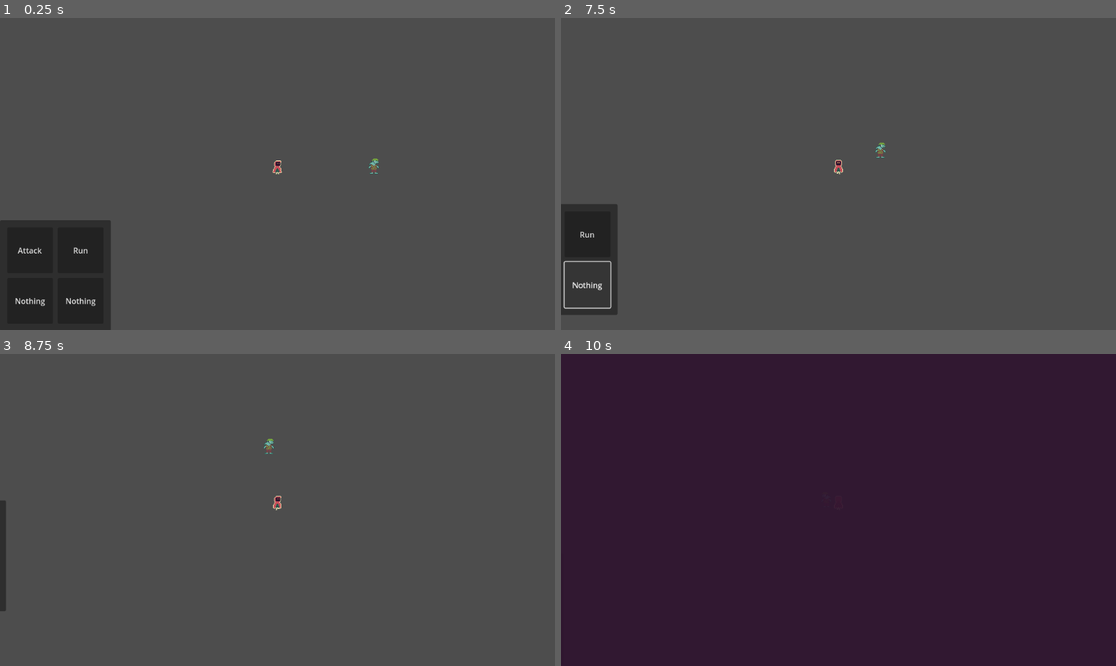
Above: before the commit, frames 1-4 (two rows, left to right).
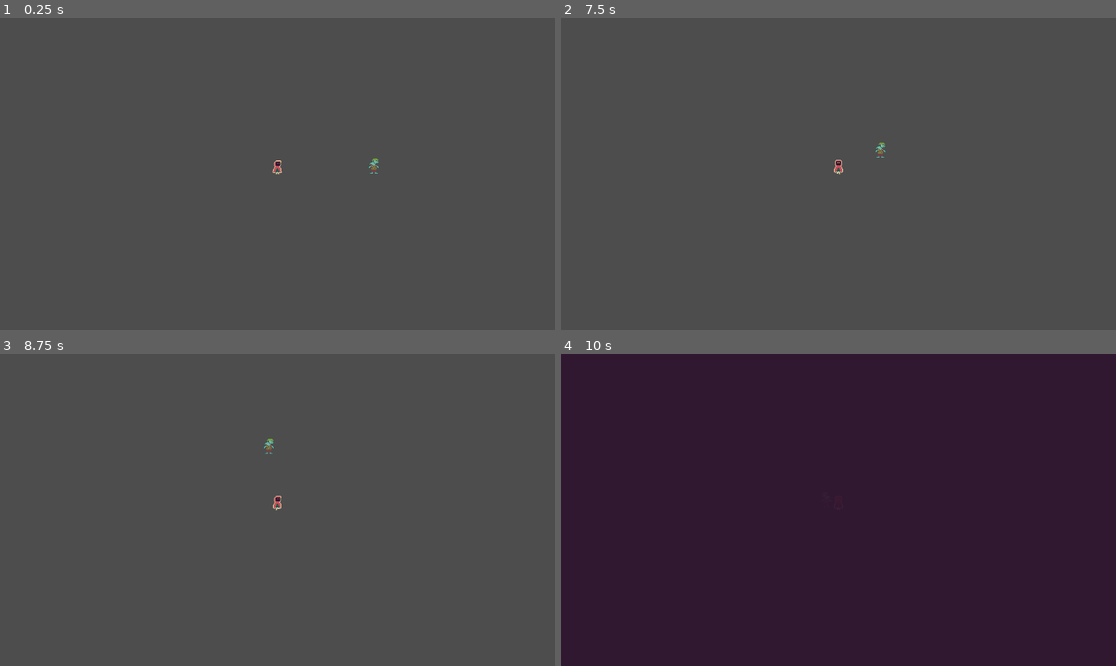
Above: after the commit, the same moments.

Repository: lumodevteam/sovle-squad
Game: Godot game, scene res://scenes/global/battle/battle.tscn
Two runs of this game, one before a commit and one after it. Both use one fixed random seed, a clock stepped at 60 frames per second and the inputs below. This scene is started directly instead of the project's main scene.
Inputs (mouse positions are in pixels of both pictures, inside the frame that each line leads up to):
- Up to frame 1 (0.25 s): no input
- Up to frame 2 (7.5 s): click (588, 248) at 0.5 s, where only the run before the commit has a clickable "Attack"; click (588, 248) at 1.27 s; click (644, 248) at 2.02 s; click (588, 301) at 2.77 s; click (644, 301) at 3.5 s, where only the run before the commit has a clickable "Back"; click (644, 248) at 4.25 s, where only the run before the commit has a clickable "Run"; click (588, 301) at 5 s, where only the run before the commit has a clickable "Nothing"; click (644, 301) at 5.75 s, where only the run before the commit has a clickable "Nothing"; tap Enter at 6.5 s; hold D (right) 6.53-7.28 s; hold E (interact) 6.53-7.28 s; hold S (down) from 7.28 s (still down); tap Shift (sprint) at 7.35 s
- Up to frame 3 (8.75 s): release S (down) at 8.03 s; hold D (right) from 8.03 s (still down); hold E (interact) from 8.03 s (still down)
- Up to frame 4 (10 s): release D (right) at 8.78 s; release E (interact) at 8.78 s; hold W (up) 8.78-9.53 s; tap Shift (sprint) at 8.85 s; tap Space at 9.5 s; hold A (left) from 9.53 s (still down); hold E (interact) from 9.53 s (still down)

The runs differ from the first frame. In frame 1, 6.9% of the frame differs, in the area x 0-20%, y 64-100%; in frame 2, 2.4%; in frame 3, 0.4%; in frame 4, less than 0.1%.

Commit message:
Updated battle_gui so that it can be implemented into the battle scene

Diff:
--- a/solve-squad/project.godot
+++ b/solve-squad/project.godot
@@ -20,6 +20,7 @@
 Battle="*res://scenes/global/battle/battle.gd"
 Transition="*res://scenes/global/transition/transition.tscn"
 Navigation="*res://scenes/global/navigation/navigation.gd"
+BattleGui="*res://scenes/global/battle/battle_gui.gd"
 
 [dotnet]
 
--- a/solve-squad/scenes/global/battle/battle.gd
+++ b/solve-squad/scenes/global/battle/battle.gd
@@ -2,6 +2,8 @@
 
 signal start_battle(player: CharacterBody2D, enemy: CharacterBody2D)
 signal battle_over
+signal instantiate_battle_gui
+signal instantiate_battle
 
 var battling: bool = false # is there a battle happening
 var rng = RandomNumberGenerator.new()
@@ -9,10 +11,22 @@
 
 func _ready():
 	start_battle.connect(_on_start_battle)
+	instantiate_battle.connect(_on_instantiate_battle)
+	instantiate_battle_gui.connect(_on_instantiate_battle_gui)
 
 func _on_start_battle(player, enemy) -> void: # battle function
 	battling = true
 	var battle_player = player
 	var battle_enemy = enemy
-	print(battle_player, battle_enemy)
-	print(battle_player.moves)
+
+func _on_instantiate_battle() -> void:
+	var battle_scene = preload("res://scenes/global/battle/battle.tscn")
+	var battle_instance = battle_scene.instantiate()
+
+
+func _on_instantiate_battle_gui() -> void:
+	var battle_gui_scene = preload("res://scenes/global/battle/battle_gui.tscn")
+	var battle_gui_instance = battle_gui_scene.instantiate()
+	add_child(battle_gui_instance)
+	var battle_menu = battle_gui_instance.battle_menu
+	battle_menu.position = Vector2(0, 0)
--- a/solve-squad/scenes/global/battle/battle.tscn
+++ b/solve-squad/scenes/global/battle/battle.tscn
@@ -9,17 +9,24 @@
 script = ExtResource("1_qrdqo")
 
 [node name="Enemy" parent="." instance=ExtResource("2_qrdqo")]
-position = Vector2(100, 0)
+position = Vector2(676, 0)
 
 [node name="Player" parent="." instance=ExtResource("3_aucy0")]
-position = Vector2(-100, 0)
-
-[node name="Camera2D" type="Camera2D" parent="."]
+position = Vector2(476, 0)
 
 [node name="BattleGui" parent="." instance=ExtResource("3_v2tsk")]
+visible = false
+anchors_preset = 0
+anchor_right = 0.0
+anchor_bottom = 0.0
 offset_left = -676.0
 offset_top = 326.0
 offset_right = -676.0
 offset_bottom = 326.0
+grow_horizontal = 1
+grow_vertical = 1
+
+[node name="Camera2D" type="Camera2D" parent="."]
+offset = Vector2(576, 0)
 
 [connection signal="start_battle" from="." to="." method="_on_start_battle"]
--- /dev/null
+++ b/solve-squad/scenes/global/battle/battle_gui.gd
@@ -0,0 +1,31 @@
+extends Control
+
+@onready var battle_menu: Panel = $Battle_Menu
+@onready var menu: GridContainer = $Battle_Menu/Menu
+@onready var moves: GridContainer = $Battle_Menu/Moves
+
+func _ready() -> void:
+	# var move_buttons = moves.get_children()
+	print("Children of self:", get_children())
+	print("Battle_Menu exists?", $Battle_Menu)
+	print("Moves exists?", $Battle_Menu.get_node("Moves") if $Battle_Menu else null)
+
+func _populate_moves(moves) -> void:
+	for i in range(self.move_buttons.size()):
+		if i < moves.size():
+			self.move_buttons[i].text = moves[i]["name"]
+			self.move_buttons[i].disabled = false
+		else:
+			self.move_buttons[i].text = ""
+			self.move_buttons[i].disabled = true
+
+func toggle_visibility(object) -> void:
+	object.visible = !object.visible
+
+func _on_attack_pressed() -> void:
+	toggle_visibility(menu)
+	toggle_visibility(moves)
+
+func _on_back_pressed() -> void:
+	toggle_visibility(moves)
+	toggle_visibility(menu)
--- a/solve-squad/scenes/global/battle/battle_gui.tscn
+++ b/solve-squad/scenes/global/battle/battle_gui.tscn
@@ -1,6 +1,6 @@
 [gd_scene load_steps=5 format=3 uid="uid://b0jnhnrqsshx0"]
 
-[ext_resource type="Script" uid="uid://ms0bbk3nf778" path="res://scenes/global/battle/menu.gd" id="1_eghyr"]
+[ext_resource type="Script" uid="uid://ms0bbk3nf778" path="res://scenes/global/battle/battle_gui.gd" id="1_eghyr"]
 
 [sub_resource type="Theme" id="Theme_0rgck"]
 
@@ -17,8 +17,9 @@
 grow_vertical = 2
 size_flags_horizontal = 2
 size_flags_vertical = 0
+script = ExtResource("1_eghyr")
 
-[node name="Menu" type="Panel" parent="." node_paths=PackedStringArray("menu", "moves")]
+[node name="Battle_Menu" type="Panel" parent="."]
 layout_mode = 1
 anchors_preset = 2
 anchor_top = 1.0
@@ -28,11 +29,8 @@
 grow_vertical = 0
 localize_numeral_system = false
 theme = SubResource("Theme_0rgck")
-script = ExtResource("1_eghyr")
-menu = NodePath("Menu")
-moves = NodePath("Moves")
 
-[node name="Menu" type="GridContainer" parent="Menu"]
+[node name="Menu" type="GridContainer" parent="Battle_Menu"]
 layout_mode = 1
 anchors_preset = 8
 anchor_left = 0.5
@@ -50,34 +48,34 @@
 theme_override_constants/v_separation = 10
 columns = 2
 
-[node name="Attack" type="Button" parent="Menu/Menu"]
+[node name="Attack" type="Button" parent="Battle_Menu/Menu"]
 layout_mode = 2
 size_flags_horizontal = 3
 size_flags_vertical = 3
 theme = SubResource("Theme_eq12t")
 text = "Attack"
 
-[node name="Run" type="Button" parent="Menu/Menu"]
+[node name="Run" type="Button" parent="Battle_Menu/Menu"]
 layout_mode = 2
 size_flags_horizontal = 3
 theme = SubResource("Theme_eq12t")
 text = "Run"
 
-[node name="tbd" type="Button" parent="Menu/Menu"]
+[node name="tbd" type="Button" parent="Battle_Menu/Menu"]
 layout_mode = 2
 size_flags_horizontal = 3
 size_flags_vertical = 3
 theme = SubResource("Theme_eq12t")
 text = "Nothing"
 
-[node name="tbd2" type="Button" parent="Menu/Menu"]
+[node name="tbd2" type="Button" parent="Battle_Menu/Menu"]
 layout_mode = 2
 size_flags_horizontal = 3
 size_flags_vertical = 3
 theme = SubResource("Theme_eq12t")
 text = "Nothing"
 
-[node name="Moves" type="GridContainer" parent="Menu"]
+[node name="Moves" type="GridContainer" parent="Battle_Menu"]
 visible = false
 layout_mode = 1
 anchors_preset = 8
@@ -96,29 +94,29 @@
 theme_override_constants/v_separation = 10
 columns = 2
 
-[node name="Move1" type="Button" parent="Menu/Moves"]
+[node name="Move1" type="Button" parent="Battle_Menu/Moves"]
 layout_mode = 2
 size_flags_horizontal = 3
 size_flags_vertical = 3
 theme = SubResource("Theme_eq12t")
 
-[node name="Move2" type="Button" parent="Menu/Moves"]
+[node name="Move2" type="Button" parent="Battle_Menu/Moves"]
 layout_mode = 2
 size_flags_horizontal = 3
 theme = SubResource("Theme_eq12t")
 
-[node name="Move3" type="Button" parent="Menu/Moves"]
+[node name="Move3" type="Button" parent="Battle_Menu/Moves"]
 layout_mode = 2
 size_flags_horizontal = 3
 size_flags_vertical = 3
 theme = SubResource("Theme_eq12t")
 
-[node name="Back" type="Button" parent="Menu/Moves"]
+[node name="Back" type="Button" parent="Battle_Menu/Moves"]
 layout_mode = 2
 size_flags_horizontal = 3
 size_flags_vertical = 3
 theme = SubResource("Theme_eq12t")
 text = "Back"
 
-[connection signal="pressed" from="Menu/Menu/Attack" to="Menu" method="_on_attack_pressed"]
-[connection signal="pressed" from="Menu/Moves/Back" to="Menu" method="_on_back_pressed"]
+[connection signal="pressed" from="Battle_Menu/Menu/Attack" to="." method="_on_attack_pressed"]
+[connection signal="pressed" from="Battle_Menu/Moves/Back" to="." method="_on_back_pressed"]
--- a/solve-squad/scenes/global/battle/menu.gd
+++ /dev/null
@@ -1,25 +0,0 @@
-extends Panel
-
-@export var menu: GridContainer
-@export var moves: GridContainer
-
-func change_labels(buttons, new_labels) -> void:
-	var i: int = 0
-
-	for button in buttons:
-		button.label = new_labels[i]["name"]
-		i += 1
-
-func toggle_visibility(object) -> void:
-	if object.visible:
-		object.visible = false
-	else:
-		object.visible = true
-
-func _on_attack_pressed() -> void:
-	toggle_visibility(menu)
-	toggle_visibility(moves)
-
-func _on_back_pressed() -> void:
-	toggle_visibility(moves)
-	toggle_visibility(menu)
--- a/solve-squad/scenes/global/navigation/navigation.gd
+++ b/solve-squad/scenes/global/navigation/navigation.gd
@@ -17,3 +17,5 @@
 
 func _on_start_battle(_player, _enemy):
 	change_scene(battle_scene)
+	await Transition.on_transition_finished
+	Battle.instantiate_battle_gui.emit()
Renamed: solve-squad/scenes/global/battle/menu.gd.uid -> solve-squad/scenes/global/battle/battle_gui.gd.uid
